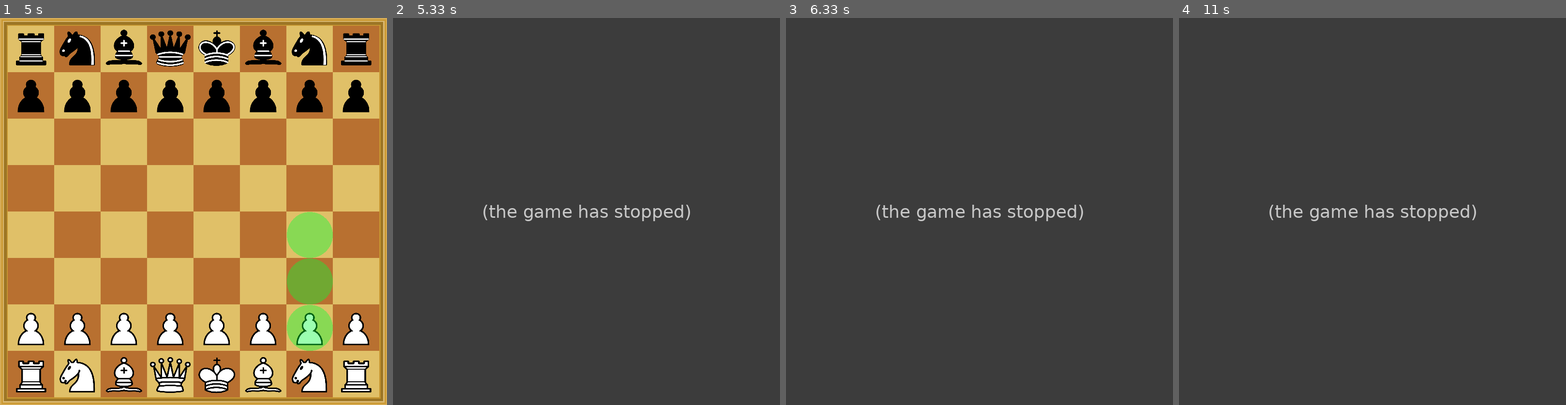
Above: before the commit, frames 1-4 (left to right).
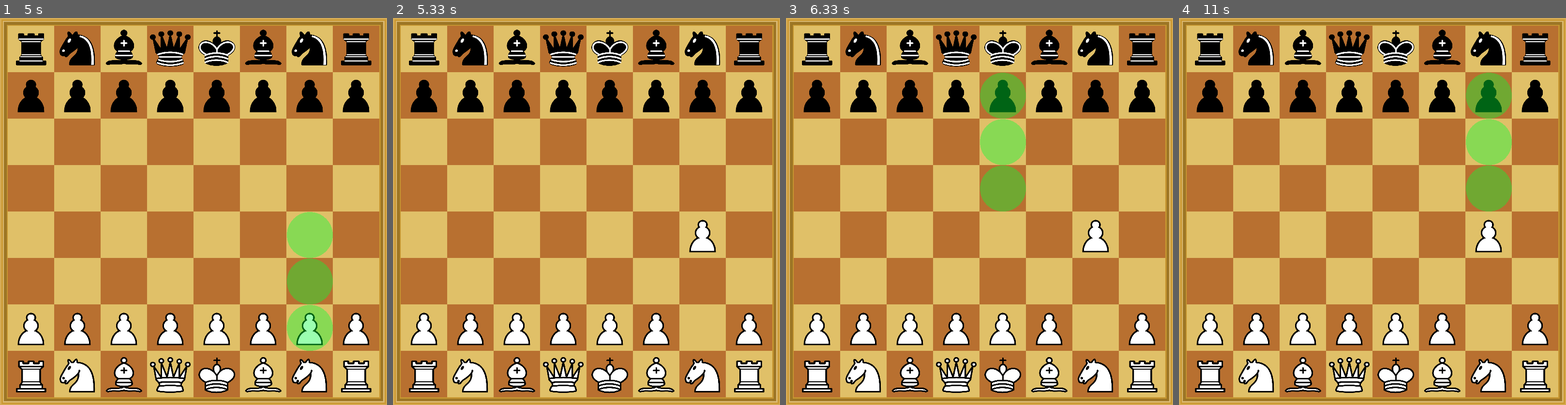
Above: after the commit, the same moments.

Repository: Asi4nn/Pygame-Chess
Game: pygame game, started from chess.py
The game is run twice, just before and just after one commit, with the same random seed, the same clock (stepped at 60 frames per second) and the same inputs.
Inputs (mouse positions are in pixels of both pictures, inside the frame that each line leads up to):
- Up to frame 1 (5 s): click (193, 211) at 0.38 s; click (174, 312) at 1.72 s; click (340, 358) at 2.05 s; press the mouse at (340, 358) at 2.37 s; move the mouse to (325, 281) at 2.47 s; release the mouse at (313, 203) at 2.6 s; click (77, 354) at 4.12 s; click (73, 234) at 4.45 s; click (313, 304) at 4.78 s
- Up to frame 2 (5.33 s): click (698, 242) at 5.12 s
- Up to frame 3 (6.33 s): click (998, 103) at 6.22 s
- Up to frame 4 (11 s): click (1268, 76) at 6.55 s; click (1318, 358) at 6.88 s; click (1480, 76) at 10.85 s

Frame 1 is identical in both runs. In frame 2, 100% of the frame differs, in the area x 0-100%, y 0-100%; in frame 3, 100%; in frame 4, 100%.
Error before the commit: AttributeError: 'Pawn' object has no attribute 'en_passant' (board.py line 242); the game stopped at 5.17 s (later frames are placeholders)

Commit message:
added en passant to pawn class

Diff:
--- a/pieces.py
+++ b/pieces.py
@@ -88,6 +88,7 @@
             image = pieces.subsurface((1750, 350, 332, 340))
             image = pygame.transform.scale(image, (96, 96)).convert_alpha()
             self.image = image
+        self.en_passant = False # keep track if this move can be played onto this pawn
 
 
     def possible_captures(self):
@@ -126,6 +127,25 @@
         for dest in self.possible_captures():
             if dest in occupied and occupied[dest] != None and occupied[dest].colour != self.colour:
                 legal.append(dest)
+
+        # check en passant
+        left = chr(ord(self.position[0]) - 1) + self.position[1]
+        right = chr(ord(self.position[0]) + 1) + self.position[1]
+        if (left in occupied and str(type(occupied[left])) == "<class 'pieces.Pawn'>" and occupied[left].en_passant == True):
+            if self.colour == 'White':
+                if occupied[chr(ord(self.position[0]) - 1) + str(int(self.position[1]) + 1)] == None:
+                    legal.append(chr(ord(self.position[0]) - 1) + str(int(self.position[1]) + 1))
+            else: # if colour is black
+                if occupied[chr(ord(self.position[0]) - 1) + str(int(self.position[1]) - 1)] == None:
+                    legal.append(chr(ord(self.position[0]) - 1) + str(int(self.position[1]) - 1))
+
+        if (right in occupied and str(type(occupied[right])) == "<class 'pieces.Pawn'>" and occupied[right].en_passant == True):
+            if self.colour == 'White':
+                if occupied[chr(ord(self.position[0]) + 1) + str(int(self.position[1]) + 1)] == None:
+                    legal.append(chr(ord(self.position[0]) + 1) + str(int(self.position[1]) + 1))
+            else: # if colour is black
+                if occupied[chr(ord(self.position[0]) + 1) + str(int(self.position[1]) - 1)] == None:
+                    legal.append(chr(ord(self.position[0]) + 1) + str(int(self.position[1]) - 1))
 
 
         next_checker = []
@@ -186,6 +206,37 @@
             queen = Queen(self.colour, self.position)
             piece_list[piece_list.index(self)] = queen
             occupied[self.position] = queen
+
+
+    def move(self, dest, piece_list, occupied):
+        en_passant = False
+        if occupied[dest] == None and self.position[0] != dest[0]:
+            en_passant = True
+        if occupied[dest] == None and en_passant == False:
+            move.play()
+        else:
+            capture.play()
+            if en_passant == False:
+                piece_list.remove(occupied[dest])
+            occupied[dest] = self
+
+        if abs(int(self.position[1]) - int(dest[1])) == 2:
+            self.en_passant = True
+        else:
+            self.en_passant = False
+
+        occupied[self.position] = None
+        self.position = dest
+        occupied[self.position] = self
+        self.state = 'Down'
+
+        if en_passant:
+            if self.colour == 'White':
+                piece_list.remove(occupied[self.position[0] + str(int(self.position[1]) - 1)])
+                occupied[self.position[0] + str(int(self.position[1]) - 1)] = None
+            else: # if self.colour == 'Black':
+                piece_list.remove(occupied[self.position[0] + str(int(self.position[1]) + 1)])
+                occupied[self.position[0] + str(int(self.position[1]) + 1)] = None
 
 
 class Bishop(Piece):
